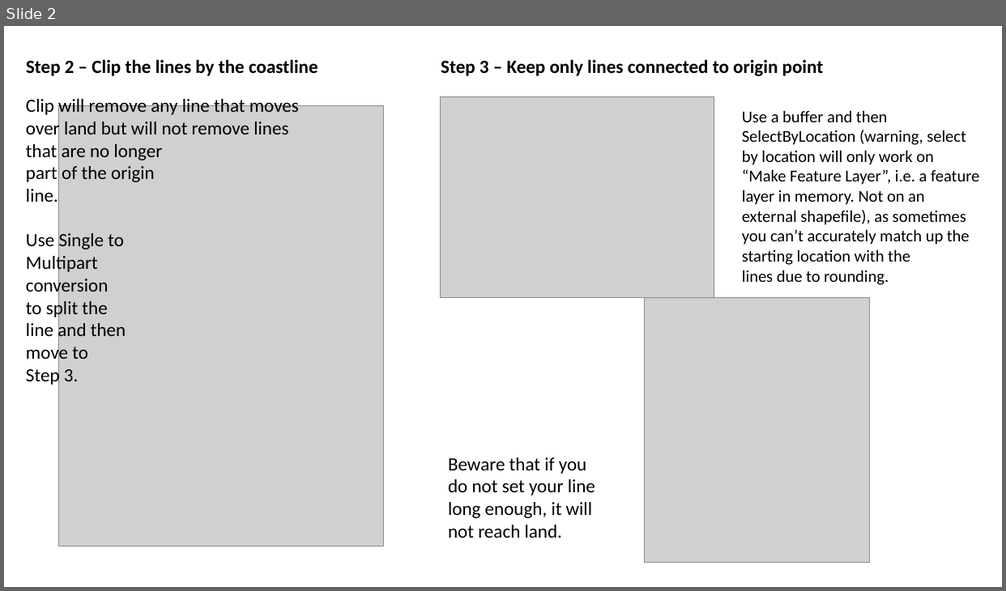
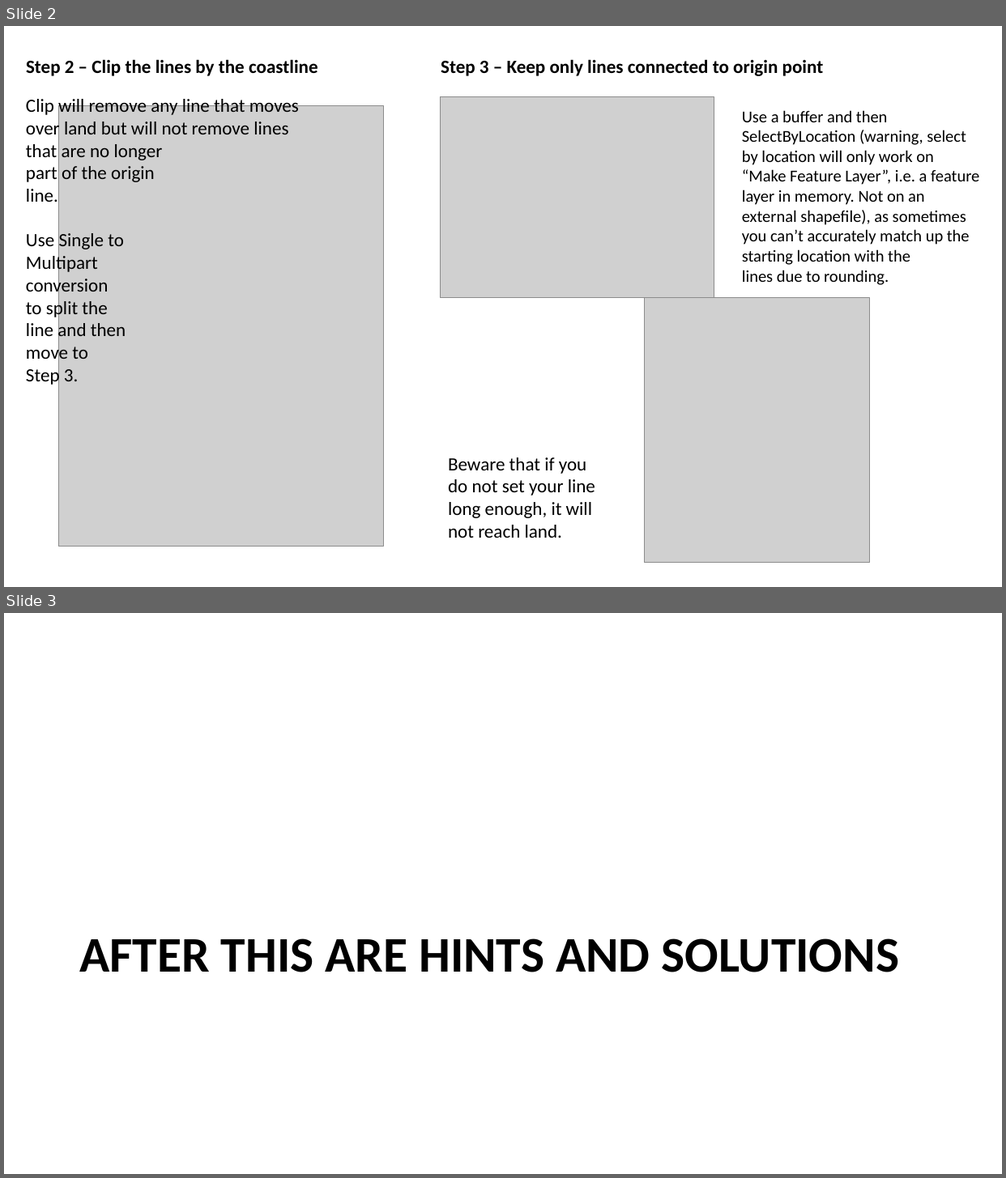
Before and after one commit to marecotec/Course_ArcGIS_Python, a slide deck: Assignments/Coding_Challenges/Challenge_9/Challenge_9_Outline_Guide.pptx. Shown one above the other, each under a label of ours: slide 2 before the commit, slides 2 and 3 after it. The pictures are 1006x591 and 1006x1178 pixels, drawn with LibreOffice and Linux fonts; fonts in the diff are those of the drawing; grey boxes stand for pictures. Boxes give left, top, right and bottom in pixels: in the first picture for what was removed or moved away, otherwise in the second. Text is boxed around its words. In the diff, an @@ line names an element or a change of style, - is before the commit and + after.

```diff
--- a/Assignments/Coding_Challenges/Challenge_9/Challenge_9_Outline_Guide.pptx
+++ b/Assignments/Coding_Challenges/Challenge_9/Challenge_9_Outline_Guide.pptx
@@ slide 3 added at <box>4,613,1002,1174</box>, background #FFFFFF @@
@@ title added at <box>79,939,900,973</box>, 48 pt, text #000000, bold @@
+AFTER THIS ARE HINTS AND SOLUTIONS
```
Also in this commit, not shown: 2 other slides added.
